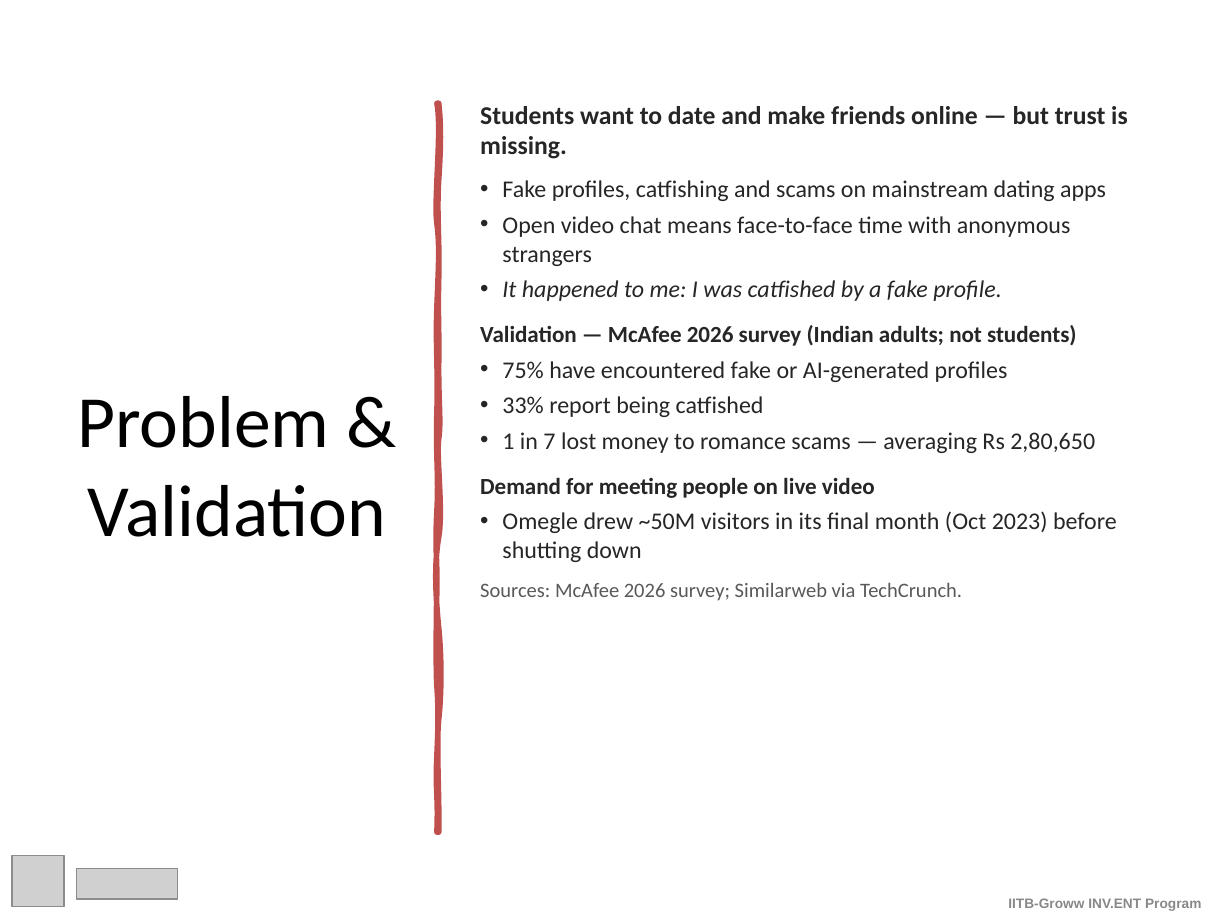
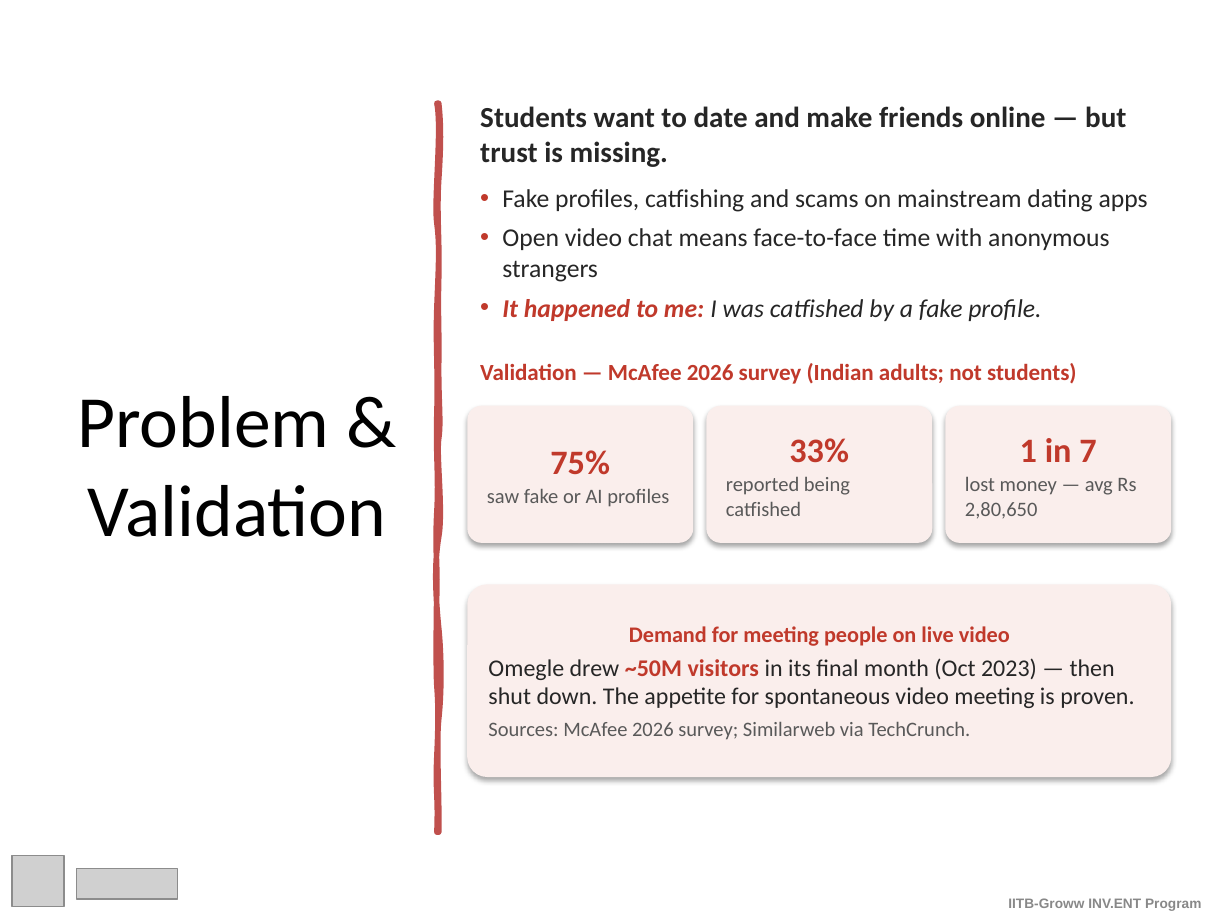
Before and after one commit to Adibhati/Matchalize3, a slide deck: slide 1 of Huh_PitchDeck.pptx. Drawn at 1232x924 pixels with LibreOffice and Linux fonts; fonts in the diff are those of the drawing; grey boxes stand for pictures. Boxes give left, top, right and bottom in pixels: in the first picture for what was removed or moved away, otherwise in the second. Text is boxed around its words. In the diff, an @@ line names an element or a change of style, - is before the commit and + after.

```diff
--- a/Huh_PitchDeck.pptx
+++ b/Huh_PitchDeck.pptx
@@ text "Students want to date and ..." at <box>480,106,1148,321</box>: size 15 to 17 pt in "Students want to date and make friends ..."; size 14 to 15 pt in "Fake profiles, catfishing and scams on mainstream ...", "Open video chat means face-to-face time with ...", "It happened to me: I was catfished ..."; text colour #262626 to #C0392B, bold on in "It happened to me:"; more space between paragraphs; less space between paragraphs @@
@@ text at <box>480,325,1117,601</box>: paragraphs removed @@
-Validation — McAfee 2026 survey (Indian adults; not students)
-• 75% have encountered fake or AI-generated profiles
-• 33% report being catfished
-• 1 in 7 lost money to romance scams — averaging Rs 2,80,650
-Demand for meeting people on live video
-• Omegle drew ~50M visitors in its final month (Oct 2023) before shutting down
-Sources: McAfee 2026 survey; Similarweb via TechCrunch.
@@ text added at <box>480,363,1077,384</box>, 13.5 pt, text #C0392B, bold @@
+Validation — McAfee 2026 survey (Indian adults; not students)
@@ rounded rectangle added at <box>468,407,692,542</box>, fill #FAEEEC, outline #FAEEEC 1 pt, 12 pt, text #595959 @@
+75%
+saw fake or AI profiles
@@ rounded rectangle added at <box>707,407,931,542</box>, fill #FAEEEC, outline #FAEEEC 1 pt, 12 pt, text #595959 @@
+33%
+reported being catfished
@@ rounded rectangle added at <box>946,407,1170,542</box>, fill #FAEEEC, outline #FAEEEC 1 pt, 12 pt, text #595959 @@
+1 in 7
+lost money — avg Rs 2,80,650
@@ rounded rectangle added at <box>468,585,1170,776</box>, fill #FAEEEC, outline #FAEEEC 1 pt, 14 pt, text #262626 @@
+Demand for meeting people on live video
+Omegle drew ~50M visitors in its final month (Oct 2023) — then shut down. The appetite for spontaneous video meeting is proven.
+Sources: McAfee 2026 survey; Similarweb via TechCrunch.
```
Also in this commit, not shown: 5 other slides changed, 7 other files.
